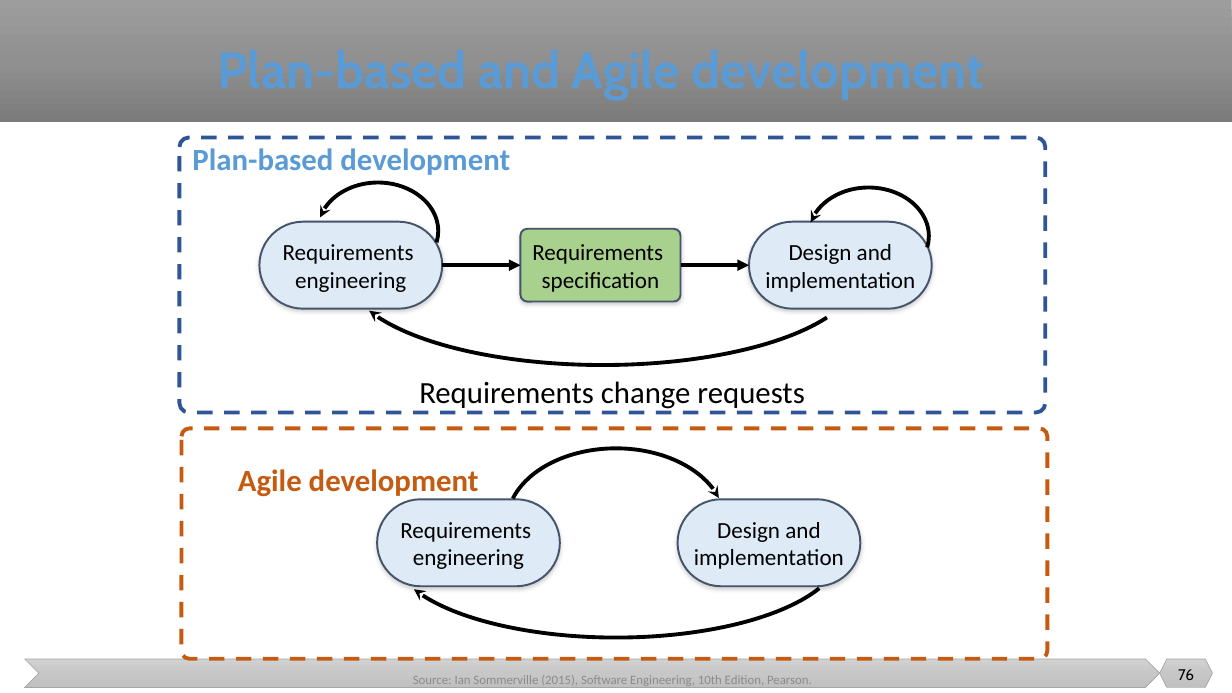
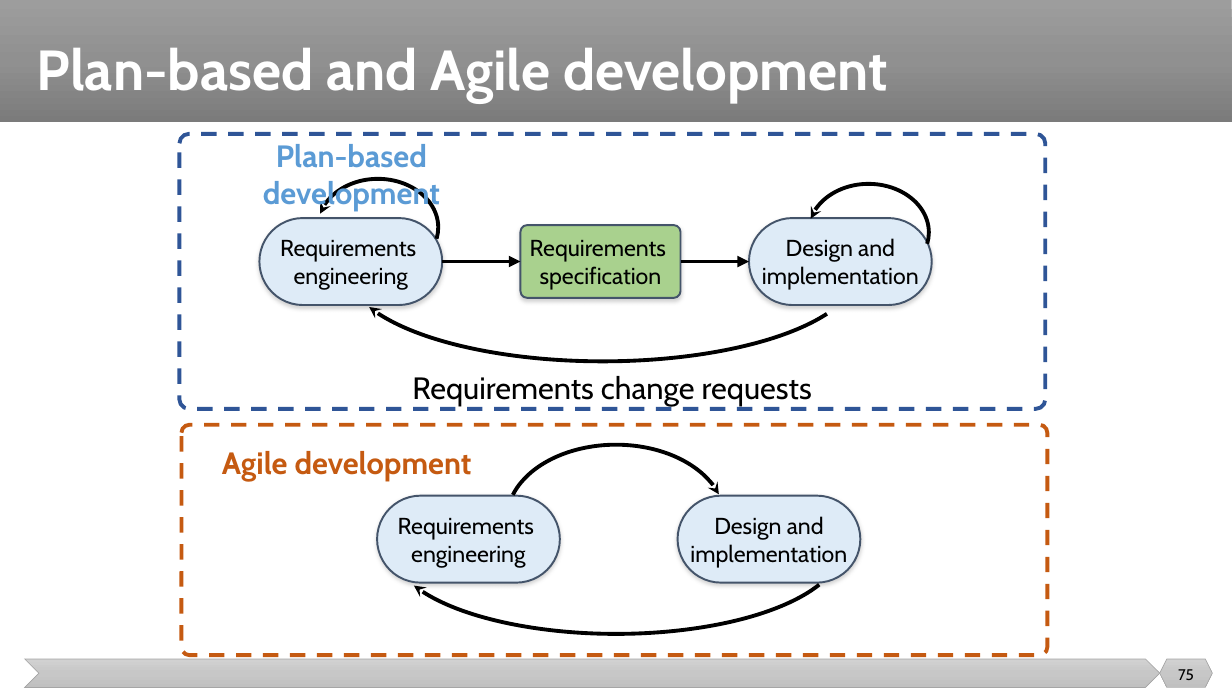
Before and after one commit to malenezi/malenezi, a slide deck: slide 75 of SE423/Lectures/2-Software Engineering/Software Engineering.pptx (slide 76 before the commit). Drawn at 1232x693 pixels with LibreOffice and Linux fonts; fonts in the diff are those of the drawing. Boxes give left, top, right and bottom in pixels: in the first picture for what was removed or moved away, otherwise in the second. Text is boxed around its words. In the diff, an @@ line names an element or a change of style, - is before the commit and + after.

```diff
--- a/SE423/Lectures/2-Software Engineering/Software Engineering.pptx
+++ b/SE423/Lectures/2-Software Engineering/Software Engineering.pptx
@@ title added at (37,48,887,103), 44 pt, text #FFFFFF, bold @@
+Plan-based and Agile development
@@ text "Requirements change requests": place and size @@
-text "Requirements change requests" at (419,381,804,411)
+text "Requirements change requests" at (412,376,812,406)
@@ 6 rounded rectangles, 5 arc (boxed as its full ellipse)s, 2 arrows: place and size @@
-6 rounded rectangles, 5 arc (boxed as its full ellipse)s, 2 arrows at (179,138,1047,659)
+6 rounded rectangles, 5 arc (boxed as its full ellipse)s, 2 arrows at (179,134,1047,655)
@@ font Calibri to Cabin in 8 elements at (520,226,680,299), (260,218,443,305), (750,218,933,305), (377,495,560,582), (677,495,860,582), (263,144,440,210), (412,376,812,406), (222,451,472,480) @@
@@ text "Agile development": place and size @@
-text "Agile development" at (238,469,479,499)
+text "Agile development" at (222,451,472,480)
@@ text removed at (413,675,812,689) @@
-Source: Ian Sommerville (2015), Software Engineering, 10th Edition, Pearson.
@@ page number at (1178,669,1194,680): text changed @@
-76
+75
```
Also in this commit, not shown: 62 other slides changed, 1 slide added, 6 slides removed, 1 other file.
